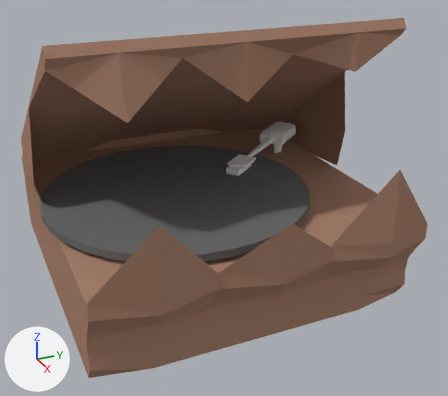
What one commit did to the Blender file Assets/Models/vinyl_player_monster.blend.
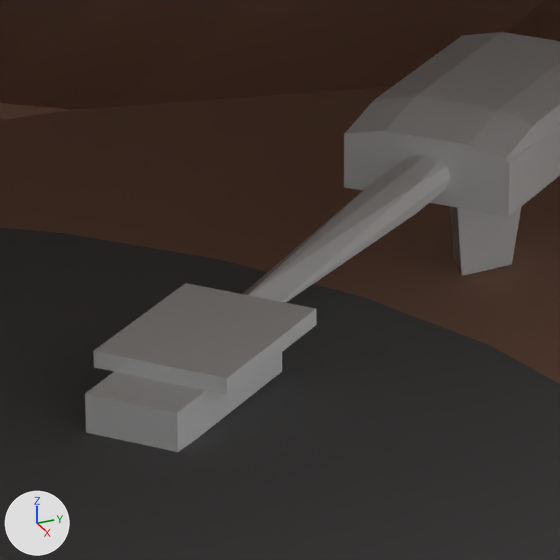
Each version is shown whole from a camera (50 mm lens) standing at (3.626, -1.411, 1.931) and looking at (0.323, 0.075, 0.279), then close up on the part from 48% to 64% of the width and 30% to 48% of the height. The axes (+X, +Y, +Z) are drawn at lower left. The lights are the same throughout.

The older version as bpy lines, for what is in view:
```python
me_cube_002 = bpy.data.meshes.new('Cube.002')
me_cube_002.from_pydata(...)  # 112 vertices, 110 faces; spans x -1.0..1.61, y -1.0..1.0, z -5.94..1.0
me_cube_002.materials.append(mat_metal)  # white #e7e7e7
me_cylinder = bpy.data.meshes.new('Cylinder')
me_cylinder.from_pydata(...)  # a 32-sided cylinder along z spanning x -1.0..1.0, y -1.0..1.0, z -6.12..1.0
me_cylinder.materials.append(mat_vinyl)  # dark grey #6d6d6d
me_cylinder_001 = bpy.data.meshes.new('Cylinder.001')
me_cylinder_001.from_pydata(...)  # 12 vertices, 18 faces; spans x -1.0..1.0, y -1.0..1.0, z -1.0..0.62
me_cylinder_001.materials.append(mat_metal)  # white #e7e7e7
ob_cube = bpy.data.objects.new('Cube', me_cube_002)
ob_cube.parent = ob_box
ob_cube.matrix_parent_inverse = Matrix(((4.477, -6.044, -0.346, 6.049), (9.301, 6.889, 0.00994, -2.948), (0.55, -0.772, 20.59, -7.797), (0.0, 0.0, 0.0, 1.0)))
ob_cube.location = (0.0898, 0.312, 0.396)
ob_cube.rotation_euler = (0.000612, 0.046, -0.939)  # degrees (0, 2.6, -54)
ob_cube.scale = (0.0843, 0.0654, 0.00776)
ob_handle = bpy.data.objects.new('Handle', me_cylinder_001)
ob_handle.parent = ob_box
ob_handle.matrix_parent_inverse = Matrix(((4.327, -6.163, 0.0, 5.96), (9.472, 6.651, 0.0, -2.798), (0.0, 0.0, 20.61, -8.276), (0.0, 0.0, 0.0, 1.0)))
ob_handle.location = (-0.085, 0.542, 0.401)
ob_handle.rotation_euler = (0.959, 1.571, 0.0)  # degrees (55, 90, 0)
ob_handle.scale = (0.0203, 0.0283, 0.347)
ob_vinyl = bpy.data.objects.new('Vinyl', me_cylinder)
ob_vinyl.parent = ob_vinyl_player
ob_vinyl.location = (0.255, -0.219, 0.354)
ob_vinyl.scale = (0.829, 0.829, 0.00639)
# also in view: 'PlayerBox' at (0.148, 0.0, 0.215); 'Vinyl Lid' at (-0.047, -0.007, 0.799); 'Box' at (-0.263, 0.782, 0.388)
```
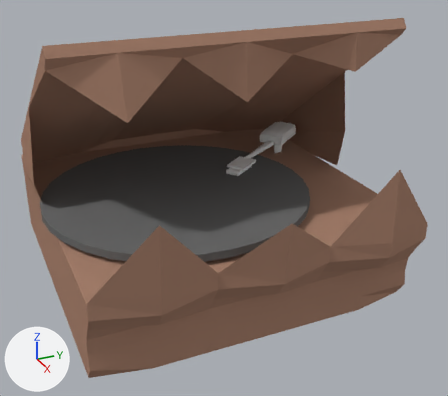
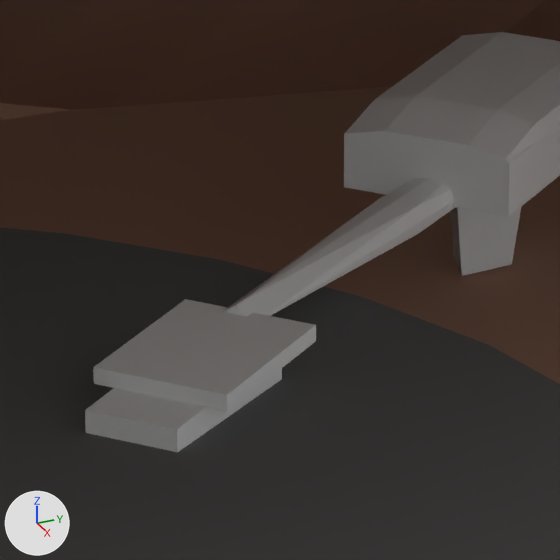
Where the change shows, as pixel boxes [x1, y1, x2, y2] in the close-ups (560 x 560 px):
'Cube', moved: before [85, 283, 316, 452]; after [85, 299, 316, 452]
'Handle', moved: before [243, 155, 450, 303]; after [224, 178, 455, 317]

Edits to the bpy script that builds the scene:
```text
Change ob_cube:
    remove ob_cube.parent = ob_box
    remove ob_cube.matrix_parent_inverse = Matrix(((4.477, -6.044, -0.346, 6.049), (9.301, 6.889, 0.00994, -2.948), (0.55, -0.772, 20.59, -7.797), (0.0, 0.0, 0.0, 1.0)))
Change ob_handle:
    remove ob_handle.parent = ob_box
    remove ob_handle.matrix_parent_inverse = Matrix(((4.327, -6.163, 0.0, 5.96), (9.472, 6.651, 0.0, -2.798), (0.0, 0.0, 20.61, -8.276), (0.0, 0.0, 0.0, 1.0)))
```
